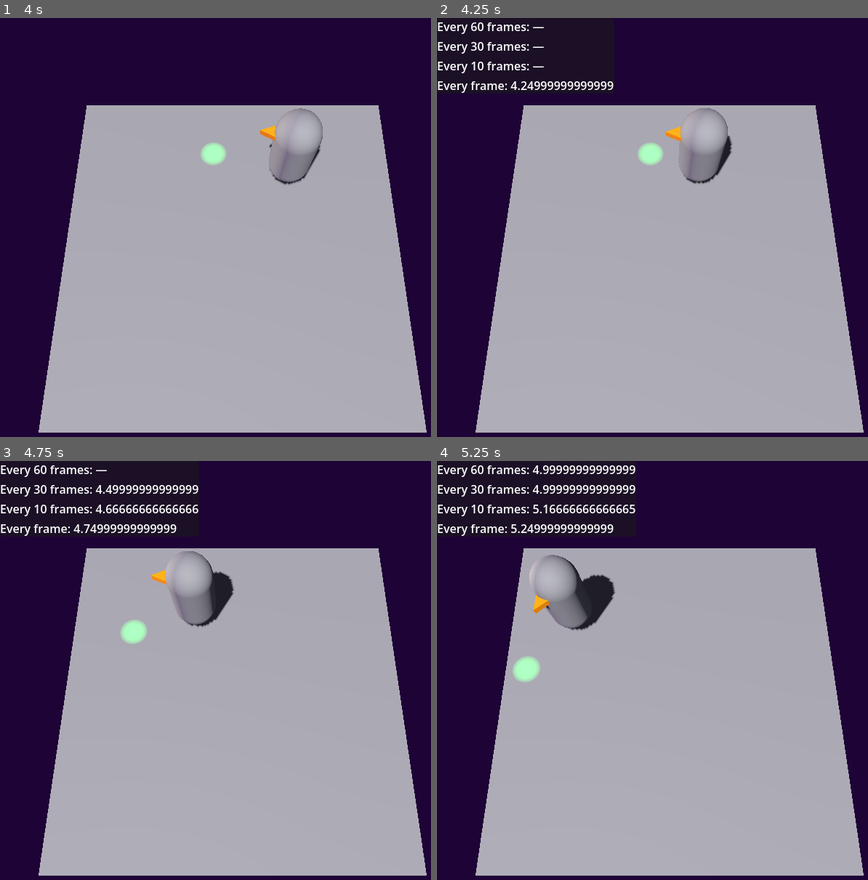
Above: before the commit, frames 1-4 (two rows, left to right).
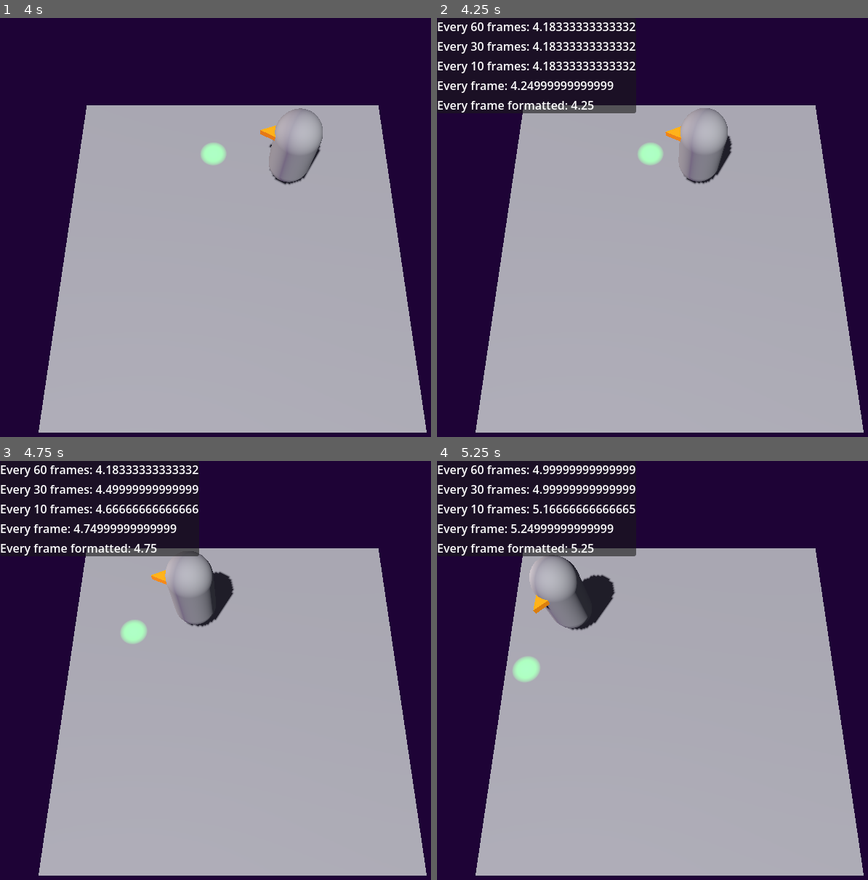
Above: after the commit, the same moments.

Repository: AdmiralPotato/halloween_game_2026
Game: Godot game, scene res://map/TilemapTest.tscn
Same seed, same stepped clock (60 frames per second), same inputs: the game is played once before the commit and once after it.
Inputs (mouse positions are in pixels of both pictures, inside the frame that each line leads up to):
- Up to frame 1 (4 s): tap Enter at 0.5 s; move the mouse to (336, 227) at 0.52 s; hold Right (move_right) 0.53-1.28 s; move the mouse to (137, 273) at 1.27 s; hold Down (move_down) 1.28-2.03 s; move the mouse to (280, 147) at 2.02 s; hold Right (move_right) 2.03-2.78 s; move the mouse to (211, 344) at 2.77 s; hold Up (move_up) 2.78-3.53 s; move the mouse to (370, 319) at 3.52 s; hold Left (move_left) from 3.53 s (still down)
- Up to frame 2 (4.25 s): keep holding Left (move_left); tap ` (debug) at 4.15 s
- Up to frame 3 (4.75 s): keep holding Left (move_left); move the mouse to (94, 624) at 4.27 s
- Up to frame 4 (5.25 s): move the mouse to (691, 695) at 5.02 s; release Left (move_left) at 5.03 s; hold Down (move_down) from 5.03 s (still down)

Frame 1 is identical in both runs. In frame 2, 1.5% of the frame differs, in the area x 0-47%, y 1-23%; in frame 3, 1.0%; in frame 4, 0.8%.

Commit message:
Allow debug panel to call functions and perform fancy formatting

Diff:
--- a/map/tilemap_test.gd
+++ b/map/tilemap_test.gd
@@ -16,6 +16,7 @@
 		DebugPanel.monitor("Every 30 frames", self, "time", 30)
 		DebugPanel.monitor("Every 10 frames", self, "time", 10)
 		DebugPanel.monitor("Every frame", self, "time", 1)
+		DebugPanel.monitor("Every frame formatted: %.2f", self, "time", 1)
 
 func update_floor():
 	$Floor.position.x = number_of_tiles.x * 0.5
--- a/ui/debug_panel.gd
+++ b/ui/debug_panel.gd
@@ -35,10 +35,16 @@
 				continue
 			if !monitored.label_node:
 				monitored.label_node = Label.new()
-				monitored.label_node.text = "%s: —" % label
+				monitored.label_node.text = ""
 				$PanelContainer/VBoxContainer.add_child(monitored.label_node)
-			if frame_count % monitored.interval != 0: continue
-			monitored.label_node.text = "%s: %s" % [label, str(monitored.node[monitored.property])]
+			if frame_count % monitored.interval != 0 && monitored.label_node.text.length() > 0: continue
+			var value = monitored.node[monitored.property]
+			if value is Callable:
+				value = value.call()
+			if label.contains("%"):
+				monitored.label_node.text = label % value
+			else:
+				monitored.label_node.text = "%s: %s" % [label, str(value)]
 		for label in props_to_delete:
 			monitored_properties.erase(label)
 			labels_in_order.erase(label)
